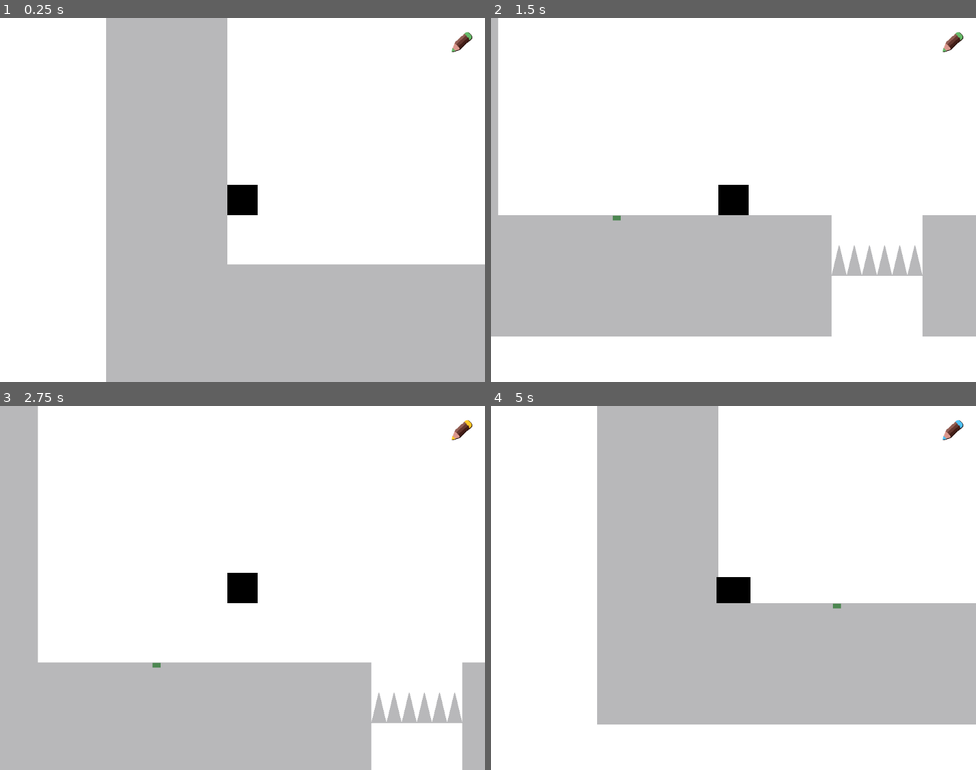
Above: before the commit, frames 1-4 (two rows, left to right).
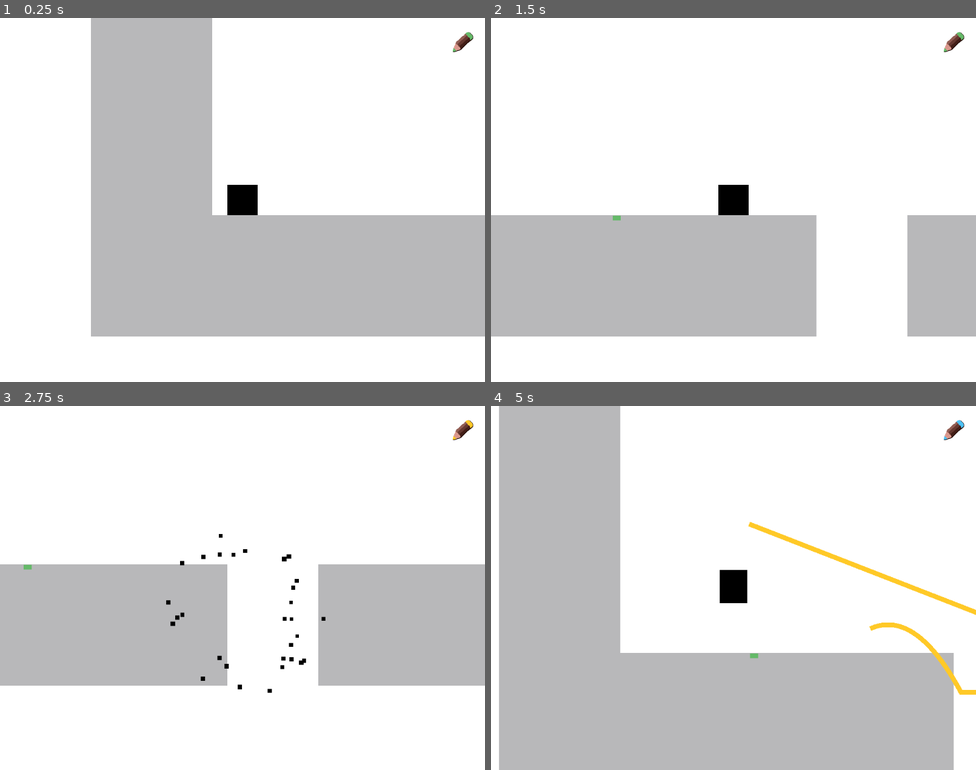
Above: after the commit, the same moments.

Repository: igaryhe/LD45
Game: Godot game, scene res://World.tscn
Same seed, same stepped clock (60 frames per second), same inputs: the game is played once before the commit and once after it. Sound files missing from this copy of the repository are replaced by a short silence.
Inputs (mouse positions are in pixels of both pictures, inside the frame that each line leads up to):
- Up to frame 1 (0.25 s): no input
- Up to frame 2 (1.5 s): move the mouse to (840, 181) at 0.52 s; hold Right (ui_right) from 0.53 s (still down); tap Space (jump) at 0.6, 0.77, 1.07 s; move the mouse to (636, 218) at 1.27 s; click (636, 218) at 1.35 s
- Up to frame 3 (2.75 s): tap Space (jump) at 1.52, 1.55, 1.82, 2.3 s; move the mouse to (291, 507) at 2.02 s; release Right (ui_right) at 2.03 s; hold Left (ui_left) from 2.03 s (still down); tap C (switch_color) at 2.1 s
- Up to frame 4 (5 s): move the mouse to (709, 660) at 2.77 s; release Left (ui_left) at 2.78 s; hold Right (ui_right) 2.78-4.28 s; tap Space (jump) at 2.85, 3.02, 3.32, 3.77, 3.8, 4.07, 4.52, 4.55, 4.82 s; move the mouse to (879, 642) at 3.52 s; press the mouse at (879, 642) at 3.53 s; move the mouse to (588, 533) at 4.27 s; release the mouse at (588, 533) at 4.28 s; hold Left (ui_left) from 4.28 s (still down); tap C (switch_color) at 4.35 s

The runs differ from the first frame. In frame 1, 21% of the frame differs, in the area x 18-100%, y 0-100%; in frame 2, 3.5%; in frame 3, 46%; in frame 4, 52%, in the area x 1-100%, y 0-100%.
Error before the commit: Parse Error: The identifier "Player" isn't declared in the current scope. (res://Key.gd:5)

Commit message:
Split sound and ui from World, heart beat is quite broken

Diff:
--- /dev/null
+++ b/Draw.gd
@@ -0,0 +1,8 @@
+extends Node
+
+var completed = false
+
+func complete():
+	if !completed:
+		completed = true
+		$GUILayer/GUI.success()
--- /dev/null
+++ b/Draw.tscn
@@ -0,0 +1,15 @@
+[gd_scene load_steps=4 format=2]
+
+[ext_resource path="res://Draw.gd" type="Script" id=1]
+[ext_resource path="res://Trail.tscn" type="PackedScene" id=2]
+[ext_resource path="res://GUI.tscn" type="PackedScene" id=3]
+
+[node name="Draw" type="Node"]
+script = ExtResource( 1 )
+
+[node name="Trail" parent="." instance=ExtResource( 2 )]
+
+[node name="GUILayer" type="CanvasLayer" parent="."]
+
+[node name="GUI" parent="GUILayer" instance=ExtResource( 3 )]
+[connection signal="color_changed" from="Trail" to="GUILayer/GUI" method="change_color_indicator"]
--- a/Flag.gd
+++ b/Flag.gd
@@ -4,5 +4,7 @@
 
 func collide(body):
 	if body.get_name() == "Player":
-		print("Finish");
-		emit_signal('complete');
+		print("Finish")
+		var fsm = get_node("/root/World/Player/StateMachine")
+		fsm.set_state(fsm.states.win)
+		emit_signal('complete')
--- a/Flag.tscn
+++ b/Flag.tscn
@@ -4,7 +4,7 @@
 [ext_resource path="res://res/flag/flag.png" type="Texture" id=2]
 
 [sub_resource type="RectangleShape2D" id=1]
-extents = Vector2( 24.8382, 29.1468 )
+extents = Vector2( 24.8382, 32 )
 
 [node name="Area2D" type="Area2D"]
 script = ExtResource( 1 )
--- a/MovingPlatform.gd
+++ b/MovingPlatform.gd
@@ -1,9 +1,10 @@
 extends Node2D
 
 const IDLE_DURATION = 1.0
-
-export var move_to = Vector2.RIGHT * 192
-export var speed = 3.0
+export(float) var distance = 100
+export(Vector2) var direction = Vector2.RIGHT
+export(float) var speed = 3
+var move_to
 
 var follow = Vector2.ZERO
 
@@ -11,10 +12,11 @@
 onready var tween = $Tween
 
 func _ready():
+	move_to = direction * distance
 	_init_tween()
 
 func _init_tween():
-	var duration = move_to.length() / float(speed * 100)
+	var duration = distance / float(speed * 100)
 	tween.interpolate_property(self, "follow", Vector2.ZERO, move_to, duration, Tween.TRANS_LINEAR, Tween.EASE_IN_OUT, IDLE_DURATION)
 	tween.interpolate_property(self, "follow", move_to, Vector2.ZERO, duration, Tween.TRANS_LINEAR, Tween.EASE_IN_OUT, IDLE_DURATION * 2 + duration)
 	tween.start()
--- a/Player.gd
+++ b/Player.gd
@@ -5,6 +5,11 @@
 const JUMP_SLACK = 0.1
 const GRAVITY = 50
 const MAX_FALL_SPEED = 1000
+
+const TRIGGER_DISTANCE = 600
+const ALERT_HIGH = 0.2
+const ALERT_LOW = 1
+const ALERT_SCALE = 1
 
 var air_frame = 0
 var velocity = Vector2.ZERO
@@ -22,20 +27,28 @@
 signal key_state_changed
 
 onready var anim_player = $AnimationPlayer
-onready var audio_player = $AudioStreamPlayer
+onready var jump_sound = $AudioStreamPlayer
 onready var particles = $DeathParticles
-onready var timer = $RespawnTimer
+onready var respawn_timer = $RespawnTimer
 onready var sprite = $Sprite
+onready var hb = $HeartBeat
+onready var spawn = position
+onready var hb_timer = $Timer
+
+var hazards = []
+var interval
 
 func _ready():
-	init_pos()
 	move_and_slide(Vector2.ZERO, Vector2.UP)
 	grounded = is_on_floor()
-	$DeathParticles.one_shot = true
+	set_disabled(false)
+	for node in get_node("..").get_children():
+		if node.get_filename() == "res://Deadzone.tscn":
+			hazards.push_back(node)
 
 func init_pos():
 	$StateMachine.set_state($StateMachine.states.idle)
-	position = Vector2(100, 416)
+	position = spawn
 	$Sprite.show()
 
 func apply_gravity():
@@ -91,3 +104,28 @@
 
 func set_disabled(d):
 	disabled = d
+
+func _heart_beat():
+	var nearest = INF
+	for node in hazards:
+		var dist = position.distance_to(node.get_position())
+		if dist < nearest:
+			nearest = dist
+
+	if nearest < TRIGGER_DISTANCE:
+	#	interval = ALERT_HIGH
+		hb.set_volume_db(0)
+	elif nearest >= TRIGGER_DISTANCE:
+	#	interval = ALERT_LOW
+		hb.set_volume_db(-80)
+	interval = ALERT_SCALE * nearest / TRIGGER_DISTANCE
+	pass
+
+func _physics_process(delta):
+	_heart_beat()
+
+func _on_timer_timeout():
+	hb.play()
+
+func _on_hb_finished():
+	hb_timer.start(interval)
--- a/Player.tscn
+++ b/Player.tscn
@@ -1,10 +1,11 @@
-[gd_scene load_steps=10 format=2]
+[gd_scene load_steps=11 format=2]
 
 [ext_resource path="res://Player.gd" type="Script" id=1]
 [ext_resource path="res://res/player.png" type="Texture" id=2]
 [ext_resource path="res://PlayerFSM.gd" type="Script" id=3]
 [ext_resource path="res://audio/jump.ogg" type="AudioStream" id=4]
 [ext_resource path="res://audio/hit the wall.wav" type="AudioStream" id=5]
+[ext_resource path="res://audio/Heart Beat.wav" type="AudioStream" id=6]
 
 [sub_resource type="RectangleShape2D" id=1]
 extents = Vector2( 32, 32 )
@@ -93,6 +94,8 @@
 
 [node name="Camera2D" type="Camera2D" parent="."]
 current = true
+drag_margin_top = 0.4
+drag_margin_bottom = 0.4
 
 [node name="DeathParticles" type="Particles2D" parent="."]
 emitting = false
@@ -117,4 +120,12 @@
 
 [node name="WallSound" type="AudioStreamPlayer" parent="."]
 stream = ExtResource( 5 )
+
+[node name="HeartBeat" type="AudioStreamPlayer" parent="."]
+stream = ExtResource( 6 )
+autoplay = true
+
+[node name="Timer" type="Timer" parent="."]
 [connection signal="timeout" from="RespawnTimer" to="." method="init_pos"]
+[connection signal="finished" from="HeartBeat" to="." method="_on_hb_finished"]
+[connection signal="timeout" from="Timer" to="." method="_on_timer_timeout"]
--- a/PlayerFSM.gd
+++ b/PlayerFSM.gd
@@ -6,10 +6,11 @@
 	add_state("jump")
 	add_state("fall")
 	add_state("death")
+	add_state("win")
 	call_deferred("set_state", states.idle)
 
 func _state_logic(delta):
-	if state != states.death:
+	if state != states.death and state != states.win:
 		parent.apply_movement()
 		parent.apply_gravity()
 		parent.apply_jump(delta)
@@ -49,12 +50,12 @@
 	match new_state:
 		states.jump:
 			parent.anim_player.play("jump")
-			parent.audio_player.play()
+			parent.jump_sound.play()
 		states.death:
 			emit_signal('death')
 			parent.sprite.hide()
 			parent.particles.emitting = true
-			parent.timer.start(1)
+			parent.respawn_timer.start(1)
 
 func _exit_state(old_state, new_state):
 	if old_state == states.fall and new_state == states.idle:
--- a/World.gd
+++ b/World.gd
@@ -4,45 +4,3 @@
 const ALERT_HIGH = 0.2
 const ALERT_LOW = 1
 const ALERT_SCALE = 1
-
-onready var audio_stream = $AudioStreamPlayer
-onready var timer = $Timer
-onready var Player = $Player
-
-var interval
-var hazards = []
-var completed = false
-
-func _ready():
-	Player.set_disabled(false)
-	for node in get_children():
-		print(node.get_filename())
-		if node.get_filename() == "res://Deadzone.tscn":
-			hazards.push_back(node)
-
-func _physics_process(delta):
-	var nearest = INF
-	for node in hazards:
-		var dist = Player.position.distance_to(node.get_position())
-		if dist < nearest:
-			nearest = dist
-
-	if nearest < TRIGGER_DISTANCE:
-	#	interval = ALERT_HIGH
-		audio_stream.set_volume_db(0)
-	elif nearest >= TRIGGER_DISTANCE:
-	#	interval = ALERT_LOW
-		audio_stream.set_volume_db(-80)
-	interval = ALERT_SCALE * nearest/TRIGGER_DISTANCE
-
-func _on_Timer_timeout():
-	audio_stream.play()
-
-func _on_AudioStreamPlayer_finished():
-	timer.start(interval)
-
-func complete():
-	if !completed:
-		completed = true
-		$GUILayer/GUI.success()
-		Player.set_disabled(true)
--- a/World.tscn
+++ b/World.tscn
@@ -1,61 +1,43 @@
-[gd_scene load_steps=10 format=2]
+[gd_scene load_steps=8 format=2]
 
 [ext_resource path="res://World.gd" type="Script" id=1]
-[ext_resource path="res://Trail.tscn" type="PackedScene" id=2]
-[ext_resource path="res://MovingPlatform.tscn" type="PackedScene" id=3]
-[ext_resource path="res://tileset.tres" type="TileSet" id=4]
-[ext_resource path="res://Deadzone.tscn" type="PackedScene" id=5]
-[ext_resource path="res://GUI.tscn" type="PackedScene" id=6]
-[ext_resource path="res://audio/Heart Beat.wav" type="AudioStream" id=7]
-[ext_resource path="res://Flag.tscn" type="PackedScene" id=8]
-[ext_resource path="res://Player.tscn" type="PackedScene" id=9]
-[ext_resource path="res://Key.tscn" type="PackedScene" id=10]
+[ext_resource path="res://MovingPlatform.tscn" type="PackedScene" id=2]
+[ext_resource path="res://tileset.tres" type="TileSet" id=3]
+[ext_resource path="res://Flag.tscn" type="PackedScene" id=4]
+[ext_resource path="res://Player.tscn" type="PackedScene" id=5]
+[ext_resource path="res://Deadzone.tscn" type="PackedScene" id=6]
+[ext_resource path="res://Draw.tscn" type="PackedScene" id=7]
 
 [node name="World" type="Node2D"]
 script = ExtResource( 1 )
 
-[node name="Trail" parent="." instance=ExtResource( 2 )]
+[node name="MovingPlatform" parent="." instance=ExtResource( 2 )]
+position = Vector2( 1984, 544 )
+distance = 320.0
 
-[node name="MovingPlatform" parent="." instance=ExtResource( 3 )]
-position = Vector2( 1984, 544 )
-move_to = Vector2( 300, 0 )
+[node name="MovingPlatform2" parent="." instance=ExtResource( 2 )]
+position = Vector2( 2880, 544 )
+distance = 320.0
+direction = Vector2( -1, 0 )
 
 [node name="TileMap" type="TileMap" parent="."]
-tile_set = ExtResource( 4 )
+tile_set = ExtResource( 3 )
 format = 1
 tile_data = PoolIntArray( 65534, 1, 0, 65535, 1, 0, 0, 1, 0, 1, 1, 0, 131070, 1, 0, 131071, 1, 0, 65536, 1, 0, 65537, 1 …(2119 unchanged characters)…
 
-[node name="Spikes" type="TileMap" parent="."]
-tile_set = ExtResource( 4 )
-format = 1
-tile_data = PoolIntArray( 720909, 2, 0, 720910, 2, 0, 720911, 2, 0 )
+[node name="Flag" parent="." instance=ExtResource( 4 )]
+position = Vector2( 2752, 320 )
 
-[node name="Spike" parent="." instance=ExtResource( 5 )]
+[node name="Player" parent="." instance=ExtResource( 5 )]
+position = Vector2( 192, 608 )
+
+[node name="Deadzone" parent="." instance=ExtResource( 6 )]
+position = Vector2( 256, 1024 )
+scale = Vector2( 100, 1 )
+
+[node name="Spike" parent="." instance=ExtResource( 6 )]
 position = Vector2( 928, 736 )
 scale = Vector2( 3, 1 )
 
-[node name="GUILayer" type="CanvasLayer" parent="."]
-editor/display_folded = true
-
-[node name="GUI" parent="GUILayer" instance=ExtResource( 6 )]
-margin_left = 0.0
-margin_right = 0.00012207
-
-[node name="Timer" type="Timer" parent="."]
-one_shot = true
-autostart = true
-
-[node name="AudioStreamPlayer" type="AudioStreamPlayer" parent="."]
-stream = ExtResource( 7 )
-
-[node name="Area2D" parent="." instance=ExtResource( 8 )]
-position = Vector2( 2752, 320 )
-
-[node name="Player" parent="." instance=ExtResource( 9 )]
-position = Vector2( 192, 608 )
-[node name="Area2D2" parent="." instance=ExtResource( 10 )]
-position = Vector2( 821.818, 632.021 )
-[connection signal="color_changed" from="Trail" to="GUILayer/GUI" method="change_color_indicator"]
-[connection signal="timeout" from="Timer" to="." method="_on_Timer_timeout"]
-[connection signal="finished" from="AudioStreamPlayer" to="." method="_on_AudioStreamPlayer_finished"]
-[connection signal="complete" from="Area2D" to="." method="complete"]
+[node name="Draw" parent="." instance=ExtResource( 7 )]
+[connection signal="complete" from="Flag" to="Draw" method="complete"]
